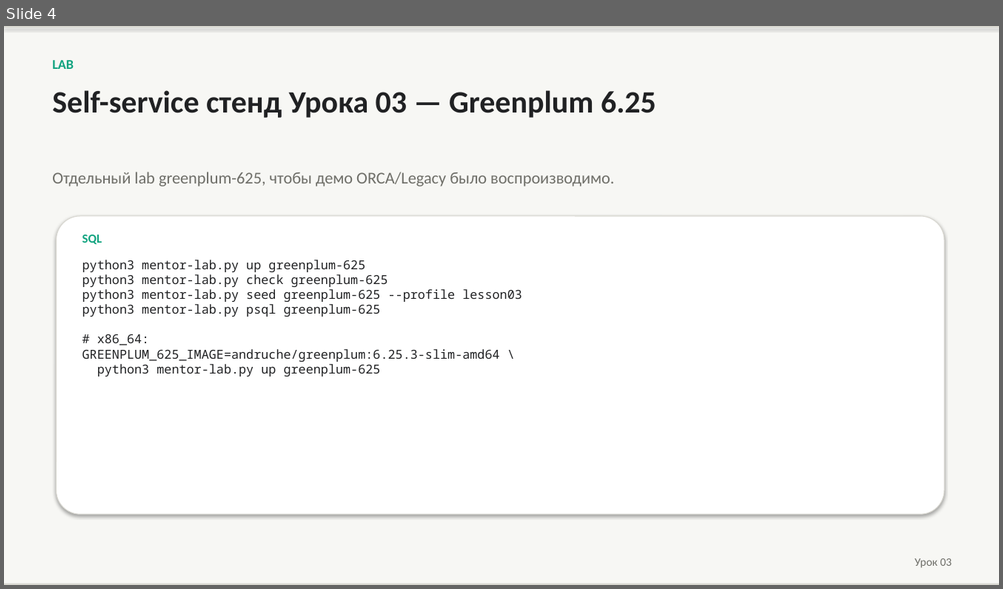
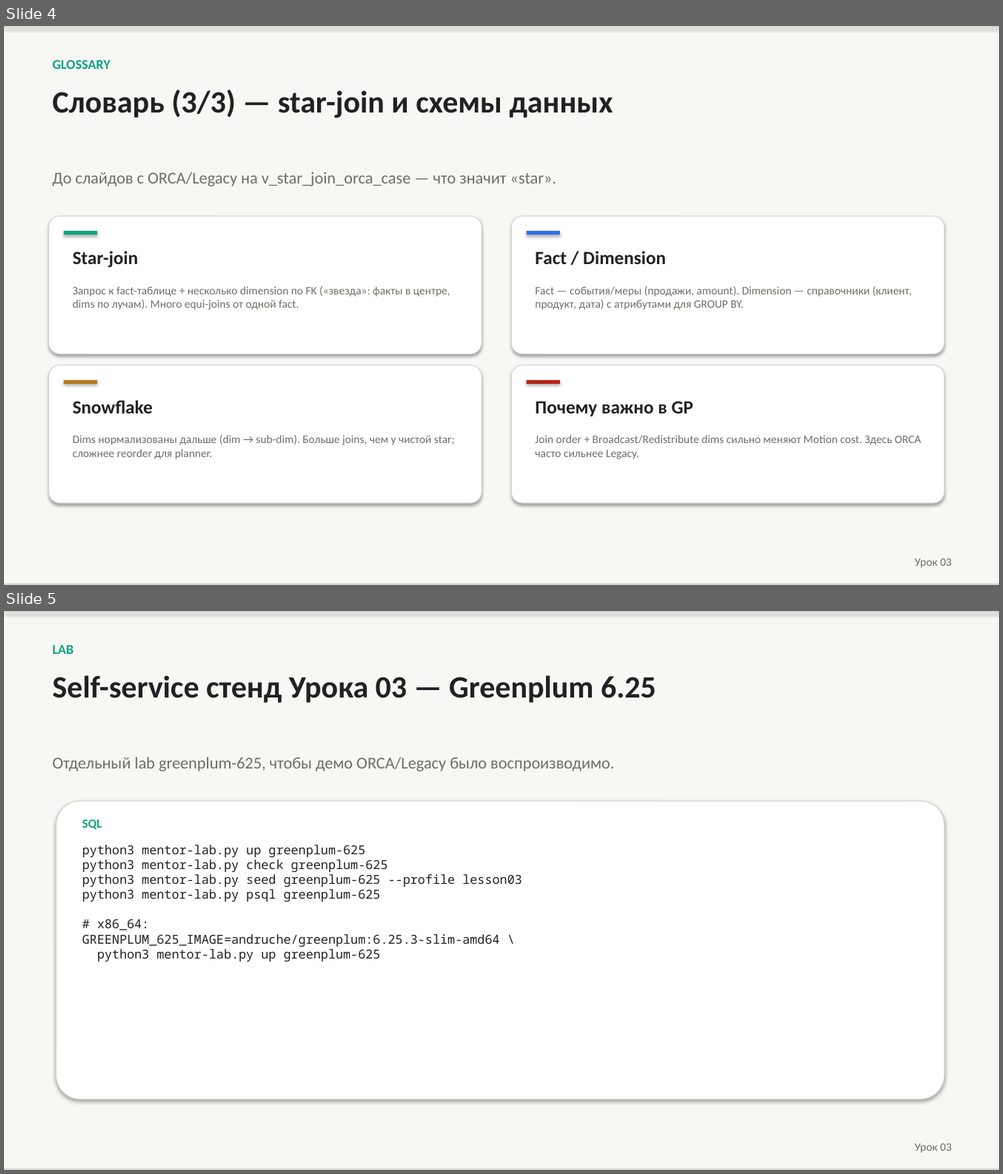
Before and after one commit to PaulKov/de-mentor, a slide deck: artifacts/greenplum-query-tuning-theory.pptx. Shown one above the other, each under a label of ours: slide 4 before the commit, slides 4 and 5 after it. The pictures are 1003x589 and 1003x1174 pixels, drawn with LibreOffice and Linux fonts; fonts in the diff are those of the drawing. Boxes give left, top, right and bottom in pixels: in the first picture for what was removed or moved away, otherwise in the second. Text is boxed around its words. In the diff, an @@ line names an element or a change of style, - is before the commit and + after.

```diff
--- a/artifacts/greenplum-query-tuning-theory.pptx
+++ b/artifacts/greenplum-query-tuning-theory.pptx
@@ slide 4 added at box(4, 26, 999, 585), background #FFFFFF @@
@@ rectangle added at box(4, 26, 999, 585), fill #F7F7F4 @@
@@ rectangle added at box(4, 26, 999, 27), fill #D8D7D0 @@
@@ text added at box(52, 60, 110, 69), 13 pt, text #10A37F, bold @@
+GLOSSARY
@@ text added at box(52, 90, 613, 118), 30 pt, text #202123, bold @@
+Словарь (3/3) — star-join и схемы данных
@@ text added at box(52, 172, 557, 187), 16 pt, text #6E6E68 @@
+До слайдов с ORCA/Legacy на v_star_join_orca_case — что значит «star».
@@ rounded rectangle added at box(48, 216, 481, 355), fill #FFFFFF, outline #D8D7D0 0.75 pt @@
@@ rounded rectangle added at box(512, 216, 944, 355), fill #FFFFFF, outline #D8D7D0 0.75 pt @@
@@ rectangle added at box(64, 231, 97, 235), fill #10A37F @@
@@ rectangle added at box(526, 231, 560, 235), fill #2F6FED @@
@@ text added at box(73, 251, 139, 268), 18 pt, text #202123, bold @@
+Star-join
@@ text added at box(535, 251, 666, 264), 18 pt, text #202123, bold @@
+Fact / Dimension
@@ text added at box(73, 286, 450, 310), 11 pt, text #6E6E68 @@
+Запрос к fact-таблице + несколько dimension по FK («звезда»: факты в центре, dims по лучам). Много equi-joins от одной fact.
@@ text added at box(535, 286, 911, 310), 11 pt, text #6E6E68 @@
+Fact — события/меры (продажи, amount). Dimension — справочники (клиент, продукт, дата) с атрибутами для GROUP BY.
@@ rounded rectangle added at box(48, 366, 481, 503), fill #FFFFFF, outline #D8D7D0 0.75 pt @@
@@ rectangle added at box(64, 380, 97, 384), fill #B7791F @@
@@ rounded rectangle added at box(512, 366, 944, 503), fill #FFFFFF, outline #D8D7D0 0.75 pt @@
@@ rectangle added at box(526, 380, 560, 384), fill #B42318 @@
@@ text added at box(73, 400, 153, 414), 18 pt, text #202123, bold @@
+Snowflake
@@ text added at box(535, 401, 693, 417), 18 pt, text #202123, bold @@
+Почему важно в GP
@@ text added at box(73, 435, 455, 460), 11 pt, text #6E6E68 @@
+Dims нормализованы дальше (dim → sub-dim). Больше joins, чем у чистой star; сложнее reorder для planner.
@@ text added at box(535, 435, 921, 460), 11 pt, text #6E6E68 @@
+Join order + Broadcast/Redistribute dims сильно меняют Motion cost. Здесь ORCA часто сильнее Legacy.
@@ text added at box(914, 559, 952, 568), 11 pt, text #6E6E68 @@
+Урок 03
@@ rectangle added at box(4, 584, 999, 585), fill #D8D7D0 @@
@@ what was slide 4 is now slide 5 @@
```
Also in this commit, not shown: 2 slides changed, 2 other slides added, 19 other files.
